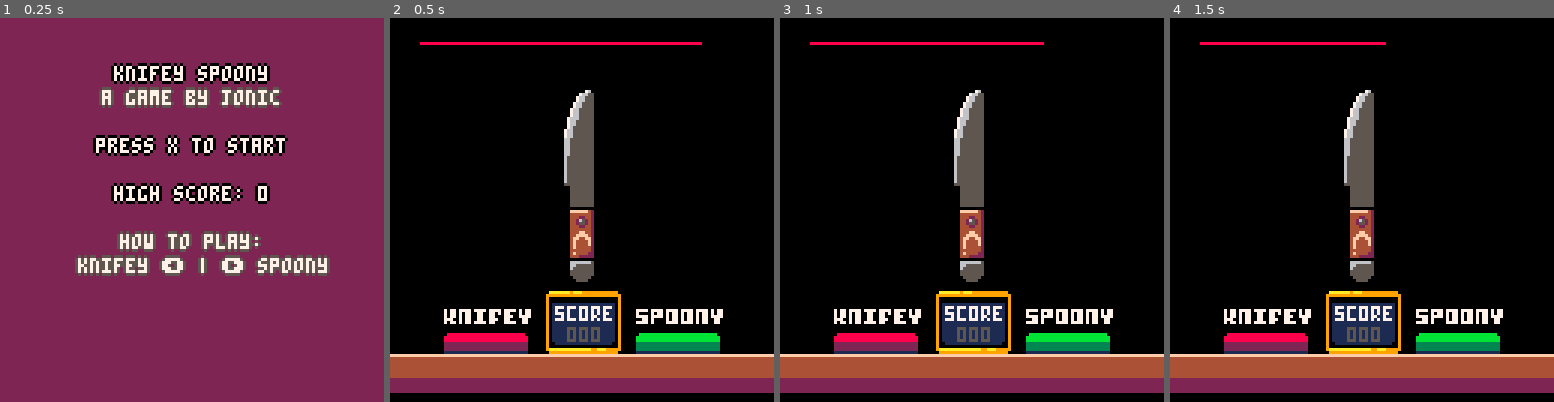
Above: before the commit, frames 1-4 (left to right).
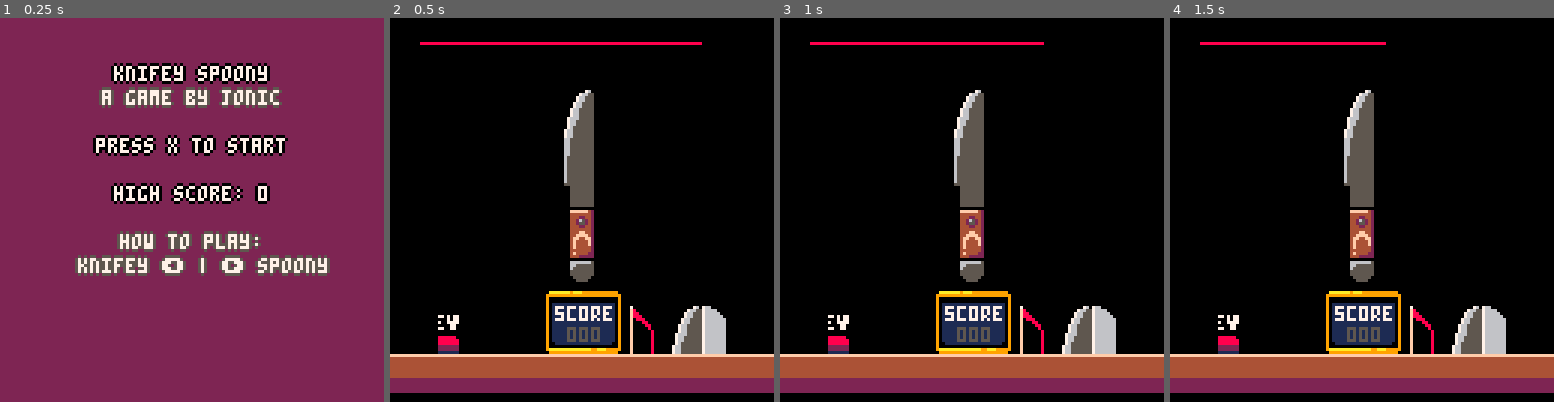
Above: after the commit, the same moments.

Repository: Jonic/knifey-spoony
Game: PICO-8 cartridge knifey-spoony.p8
Same seed, same stepped clock (60 frames per second), same inputs: the game is played once before the commit and once after it.
Inputs:
- Up to frame 1 (0.25 s): no input
- Up to frame 2 (0.5 s): tap X (X key) at 0.33 s
- Up to frame 3 (1 s): no input
- Up to frame 4 (1.5 s): tap X (X key) at 1.07 s

Frame 1 is identical in both runs. In frame 2, 4.1% of the frame differs, in the area x 12-88%, y 75-88%; in frame 3, 4.1%; in frame 4, 4.1%.

Commit message:
Updated sprites for buttons

Diff:
--- a/knifey-spoony.p8
+++ b/knifey-spoony.p8
@@ -138,18 +138,16 @@
     sprites = {
       buttons = {
         knifey = {
-          { i = 193, x = 2, y = 12, w = 4, h = 2 },
-          { i = 1,   x = 2, y = 12, w = 4, h = 2 },
-          { i = 161, x = 2, y = 12, w = 4, h = 2 },
-          { i = 1,   x = 2, y = 12, w = 4, h = 2 },
-          { i = 193, x = 2, y = 12, w = 4, h = 2 }
+          { i = 4,  x = 2, y = 12, w = 4, h = 2 },
+          { i = 8,  x = 2, y = 12, w = 4, h = 2 },
+          { i = 12, x = 2, y = 12, w = 4, h = 2 },
+          { i = 8,  x = 2, y = 12, w = 4, h = 2 }
         },
         spoony = {
-          { i = 203, x = 10, y = 12, w = 4, h = 2 },
-          { i = 11,  x = 10, y = 12, w = 4, h = 2 },
-          { i = 171, x = 10, y = 12, w = 4, h = 2 },
-          { i = 11,  x = 10, y = 12, w = 4, h = 2 },
-          { i = 203, x = 10, y = 12, w = 4, h = 2 }
+          { i = 36, x = 10, y = 12, w = 4, h = 2 },
+          { i = 40, x = 10, y = 12, w = 4, h = 2 },
+          { i = 44, x = 10, y = 12, w = 4, h = 2 },
+          { i = 40, x = 10, y = 12, w = 4, h = 2 }
         }
       },
       floor = {
